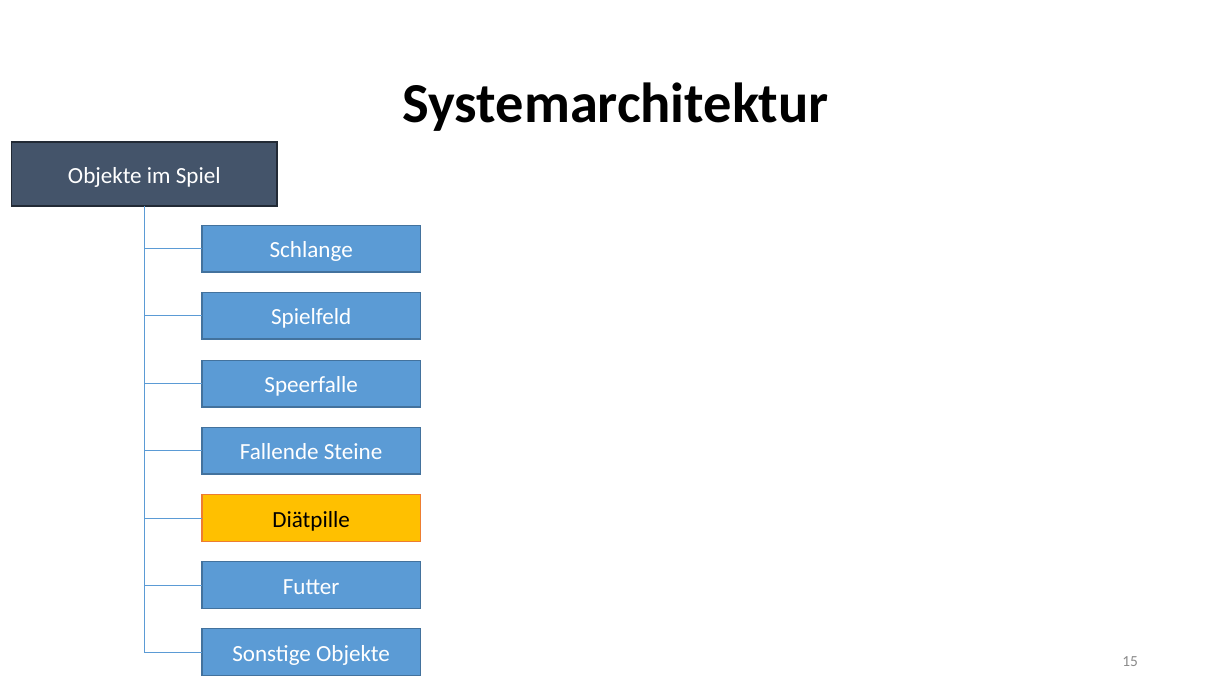
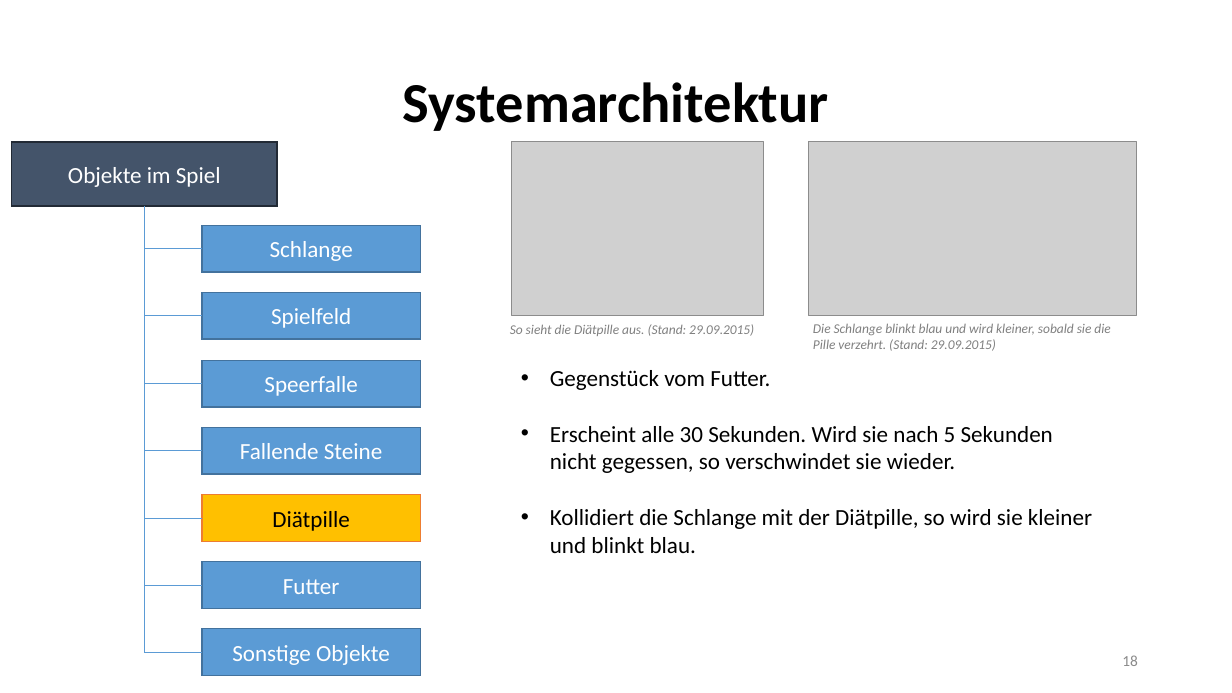
Before and after one commit to RamoramaInteractive/GDV-Projekt, a slide deck: slide 18 of FinalePräsentation.pptx (slide 15 before the commit). Drawn at 1232x693 pixels with LibreOffice and Linux fonts; fonts in the diff are those of the drawing; grey boxes stand for pictures. Boxes give left, top, right and bottom in pixels: in the first picture for what was removed or moved away, otherwise in the second. Text is boxed around its words. In the diff, an @@ line names an element or a change of style, - is before the commit and + after.

Commit message:
Systemarchitektur fertig in Präsentation!

```diff
--- a/FinalePräsentation.pptx
+++ b/FinalePräsentation.pptx
@@ picture added at (512, 142, 764, 316) @@
@@ picture added at (809, 142, 1136, 316) @@
@@ text added at (510, 324, 754, 336), 10.5 pt, text #808080, italic @@
+So sieht die Diätpille aus. (Stand: 29.09.2015)
@@ text added at (813, 323, 1110, 351), 10.5 pt, text #808080, italic @@
+Die Schlange blinkt blau und wird kleiner, sobald sie die
+Pille verzehrt. (Stand: 29.09.2015)
@@ text added at (550, 370, 1092, 553), 18 pt, text #000000 @@
+• Gegenstück vom Futter.
+• Erscheint alle 30 Sekunden. Wird sie nach 5 Sekunden nicht gegessen, so verschwindet sie wieder.
+• Kollidiert die Schlange mit der Diätpille, so wird sie kleiner und blinkt blau.
@@ page number at (1122, 655, 1138, 666): text changed @@
-15
+18
```
Also in this commit, not shown: 6 other slides changed, 3 slides added, 7 slides removed.
